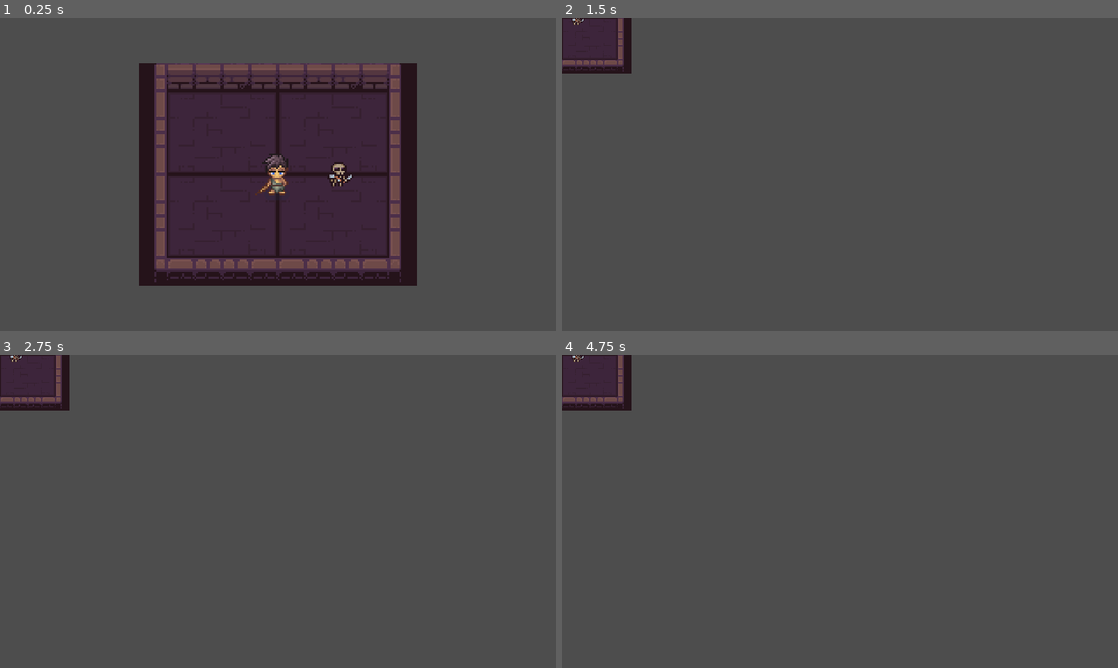
Above: before the commit, frames 1-4 (two rows, left to right).
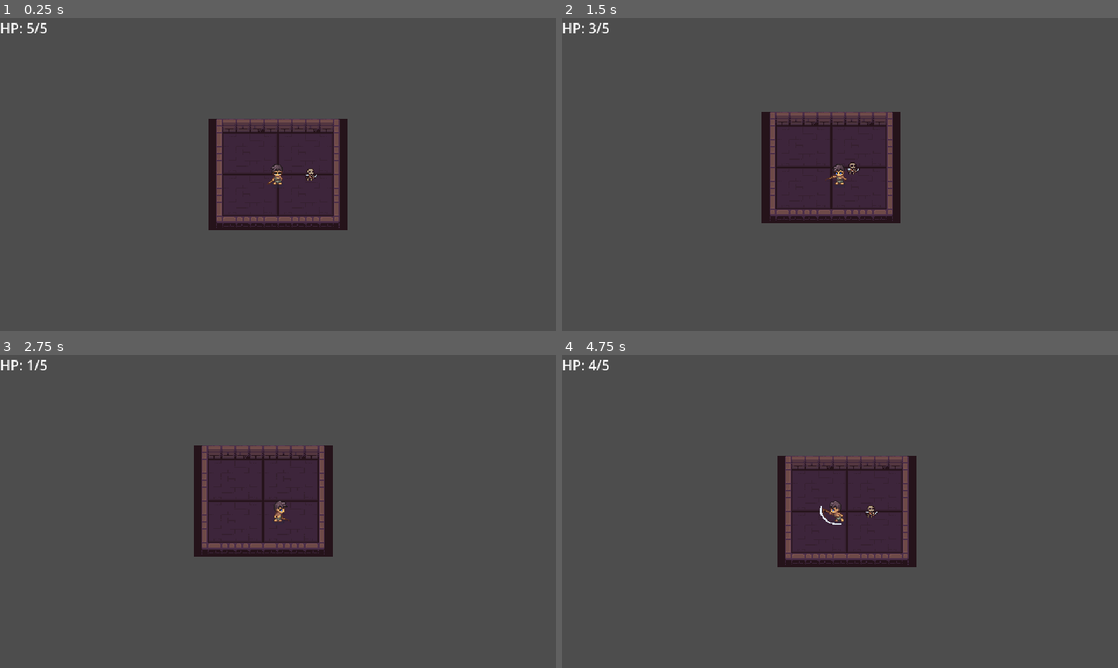
Above: after the commit, the same moments.

Repository: kellyjack07/MaturaRoguelite
Game: Godot game, scene res://scenes/main.tscn
Same seed, same stepped clock (60 frames per second), same inputs: the game is played once before the commit and once after it.
Inputs (mouse positions are in pixels of both pictures, inside the frame that each line leads up to):
- Up to frame 1 (0.25 s): no input
- Up to frame 2 (1.5 s): hold D (right) 0.53-1.28 s; tap Space (attack) at 0.6, 1.35 s; hold S (down) from 1.28 s (still down)
- Up to frame 3 (2.75 s): release S (down) at 2.03 s; hold D (right) from 2.03 s (still down); tap Space (attack) at 2.1 s
- Up to frame 4 (4.75 s): release D (right) at 2.78 s; hold W (up) 2.78-3.5 s; tap Space (attack) at 2.85, 4.35 s; click (840, 527) at 3.5 s, where only the run after the commit has a clickable "Restart"; tap Enter at 4.25 s; hold A (left) from 4.28 s (still down)

The runs differ from the first frame. In frame 1, 28% of the frame differs, in the area x 0-75%, y 1-86%; in frame 2, 11%; in frame 3, 11%; in frame 4, 11%.

Commit message:
Death screen & Restart Button

Diff:
--- a/enemies/enemy.tscn
+++ b/enemies/enemy.tscn
@@ -47,7 +47,7 @@
 
 [node name="Enemy" type="CharacterBody2D" unique_id=385138392]
 script = ExtResource("1_epsnb")
-move_speed = 20.0
+move_speed = 10.0
 
 [node name="AnimatedSprite2D" type="AnimatedSprite2D" parent="." unique_id=1988857593]
 sprite_frames = SubResource("SpriteFrames_ccbdt")
@@ -60,7 +60,6 @@
 
 [node name="Health" type="Node" parent="." unique_id=373322071]
 script = ExtResource("1_7frlh")
-max_health = 5
 
 [node name="Hurtbox" type="Area2D" parent="." unique_id=1011045581]
 script = ExtResource("2_orwns")
--- a/scenes/main.tscn
+++ b/scenes/main.tscn
@@ -1,10 +1,12 @@
 [gd_scene format=3 uid="uid://ba1ngxawxl43i"]
 
+[ext_resource type="Script" uid="uid://bvvy3nm23icgx" path="res://scripts/main.gd" id="1_jyhfs"]
 [ext_resource type="PackedScene" uid="uid://cfgw2usaccukm" path="res://scenes/player.tscn" id="1_o5qli"]
 [ext_resource type="PackedScene" uid="uid://bj1mt1xhukchb" path="res://rooms/test_room.tscn" id="2_0wfyh"]
 [ext_resource type="PackedScene" uid="uid://7jmsfvmcyhgv" path="res://enemies/enemy.tscn" id="3_sugp2"]
 
 [node name="Main" type="Node2D" unique_id=686745571]
+script = ExtResource("1_jyhfs")
 
 [node name="TestRoom" parent="." unique_id=685673072 instance=ExtResource("2_0wfyh")]
 
@@ -12,3 +14,49 @@
 position = Vector2(40, 0)
 
 [node name="Player" parent="." unique_id=488959924 instance=ExtResource("1_o5qli")]
+
+[node name="UI" type="CanvasLayer" parent="." unique_id=716173769]
+
+[node name="DeathScreen" type="Control" parent="UI" unique_id=1322247129]
+process_mode = 2
+visible = false
+layout_mode = 3
+anchors_preset = 15
+anchor_right = 1.0
+anchor_bottom = 1.0
+grow_horizontal = 2
+grow_vertical = 2
+
+[node name="Background" type="ColorRect" parent="UI/DeathScreen" unique_id=637699555]
+layout_mode = 1
+anchors_preset = 15
+anchor_right = 1.0
+anchor_bottom = 1.0
+grow_horizontal = 2
+grow_vertical = 2
+color = Color(0, 0, 0, 0.42352942)
+
+[node name="DeathLabel" type="Label" parent="UI/DeathScreen" unique_id=604890359]
+layout_mode = 0
+offset_left = 286.0
+offset_top = 12.0
+offset_right = 355.0
+offset_bottom = 35.0
+text = "You Died"
+horizontal_alignment = 1
+
+[node name="RestartButton" type="Button" parent="UI/DeathScreen" unique_id=1857020695]
+process_mode = 2
+layout_mode = 0
+offset_left = 288.0
+offset_top = 181.0
+offset_right = 353.0
+offset_bottom = 212.0
+text = "Restart"
+
+[node name="HealthLabel" type="Label" parent="UI" unique_id=1089053381]
+offset_right = 40.0
+offset_bottom = 23.0
+
+[connection signal="died" from="Player" to="." method="_on_player_died"]
+[connection signal="pressed" from="UI/DeathScreen/RestartButton" to="." method="_on_restart_button_pressed"]
--- a/scenes/player.tscn
+++ b/scenes/player.tscn
@@ -574,10 +574,10 @@
 shape = SubResource("CircleShape2D_2gdjj")
 
 [node name="Camera2D" type="Camera2D" parent="." unique_id=797709859]
-zoom = Vector2(2, 2)
 
 [node name="Health" type="Node" parent="." unique_id=2027964474]
 script = ExtResource("5_qlg0r")
+max_health = 5
 
 [node name="AttackArea" type="Area2D" parent="." unique_id=1575710335]
 script = ExtResource("6_tuyoq")
--- /dev/null
+++ b/scripts/main.gd
@@ -0,0 +1,36 @@
+extends Node2D
+
+@onready var player: CharacterBody2D = $Player
+@onready var death_screen: Control = $UI/DeathScreen
+@onready var health_label: Label = $UI/HealthLabel
+@onready var health_component: HealthComponent = $Player/Health
+
+#start
+func _ready() -> void:
+	health_component.health_changed.connect(_on_player_health_changed)
+	death_screen.visible = false
+	_on_player_health_changed(health_component.current_health, health_component.max_health)
+
+
+#player death
+func _on_player_died() -> void:
+	call_deferred("show_death_screen")
+
+
+func show_death_screen() -> void:
+	death_screen.visible = true
+	get_tree().paused = true
+
+
+#health ui
+func _on_player_health_changed(current_health: int, max_health: int) -> void:
+	health_label.text = "HP: " + str(current_health) + "/" + str(max_health)
+
+#restart
+func _on_restart_button_pressed() -> void:
+	get_tree().paused = false
+	call_deferred("restart_scene")
+
+
+func restart_scene() -> void:
+	get_tree().reload_current_scene()
--- a/scripts/player.gd
+++ b/scripts/player.gd
@@ -9,6 +9,8 @@
 var input_direction: Vector2 = Vector2.ZERO
 var facing_direction: Vector2 = Vector2.DOWN
 var is_attacking: bool = false
+
+signal died
 
 #start
 func _ready() -> void:
@@ -133,7 +135,11 @@
 	else:
 		play_walk_animation()
 
+
 #death
 func on_died() -> void:
-	print("player died")
-	queue_free()
+	set_physics_process(false)
+	attack_area.monitoring = false
+	$Hurtbox.monitoring = false
+	hide()
+	died.emit()
Not shown, added: scripts/main.gd.uid
